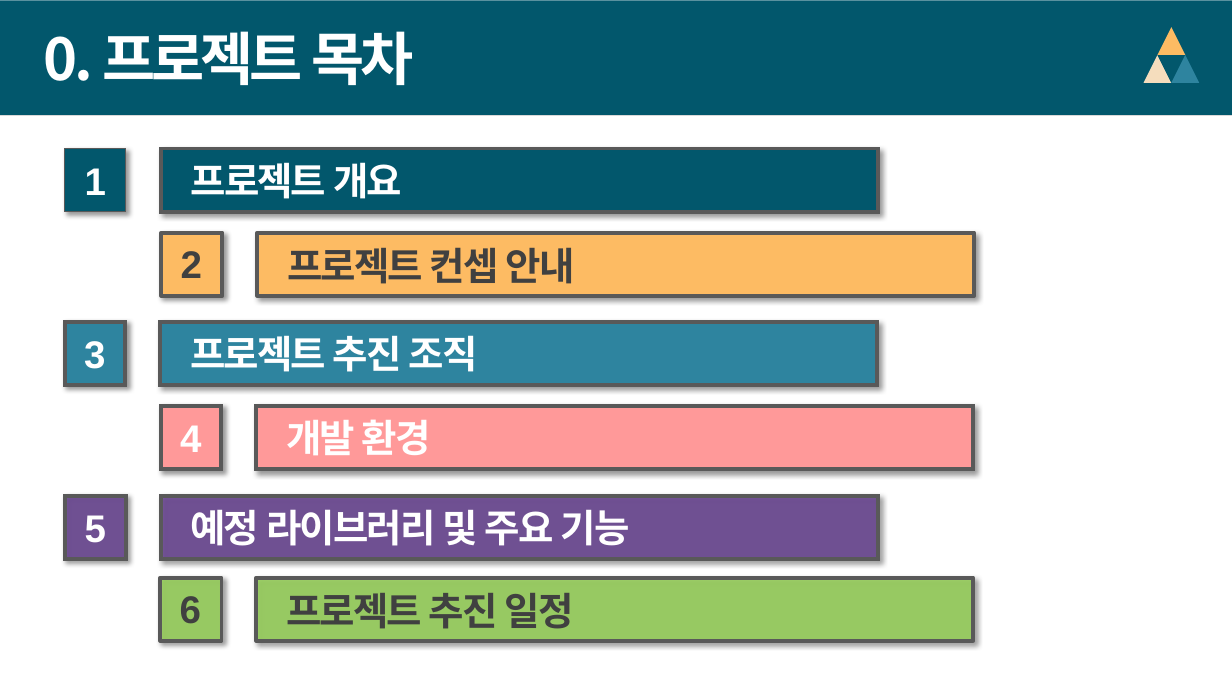
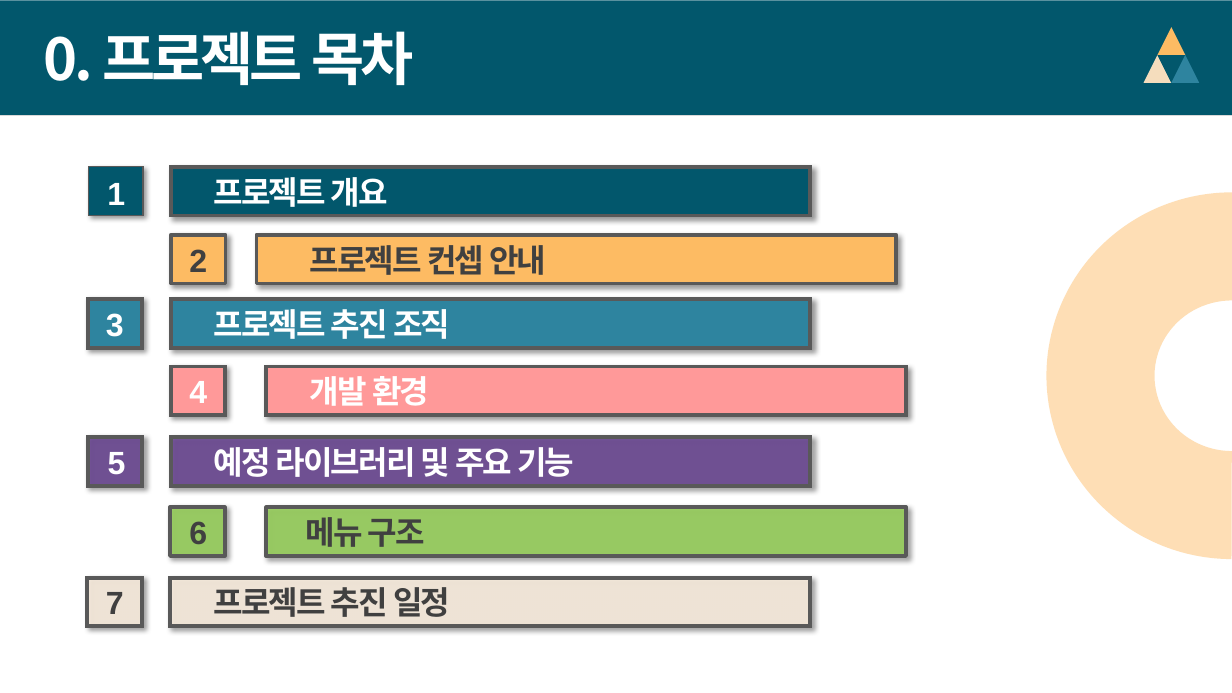
Before and after one commit to dw-final-project/dwFinal, a slide deck: slide 2 of dw 최종 프로젝트 착수 발표 ppt.pptx. Drawn at 1232x693 pixels with LibreOffice and Linux fonts; fonts in the diff are those of the drawing. Boxes give left, top, right and bottom in pixels: in the first picture for what was removed or moved away, otherwise in the second. Text is boxed around its words. In the diff, an @@ line names an element or a change of style, - is before the commit and + after.

```diff
--- a/dw 최종 프로젝트 착수 발표 ppt.pptx
+++ b/dw 최종 프로젝트 착수 발표 ppt.pptx
@@ rectangle: place and size @@
-rectangle at (65, 149, 126, 212)
+rectangle at (89, 167, 143, 216)
@@ text "1": place and size @@
-text "1" at (85, 168, 106, 195)
+text "1" at (107, 183, 125, 205)
@@ rectangle: place and size @@
-rectangle at (161, 149, 878, 212)
+rectangle at (171, 167, 811, 216)
@@ text "프로젝트 개요": place and size @@
-text "프로젝트 개요" at (191, 162, 402, 199)
+text "프로젝트 개요" at (214, 177, 388, 207)
@@ arch (boxed as its full ring) added at (1047, 193, 1232, 560), fill #FC950C at 30% opacity @@
@@ rectangle: place and size @@
-rectangle at (162, 233, 223, 296)
+rectangle at (171, 235, 226, 284)
@@ text "2": place and size @@
-text "2" at (181, 251, 202, 278)
+text "2" at (189, 249, 207, 272)
@@ rectangle: place and size @@
-rectangle at (258, 233, 975, 296)
+rectangle at (257, 235, 897, 284)
@@ text "프로젝트 컨셉 안내": place and size @@
-text "프로젝트 컨셉 안내" at (287, 247, 575, 284)
+text "프로젝트 컨셉 안내" at (310, 245, 546, 275)
@@ rectangle: place and size @@
-rectangle at (65, 323, 126, 385)
+rectangle at (88, 299, 142, 348)
@@ text "3": place and size @@
-text "3" at (84, 341, 105, 369)
+text "3" at (106, 313, 124, 337)
@@ rectangle: place and size @@
-rectangle at (160, 323, 877, 385)
+rectangle at (171, 299, 811, 348)
@@ text "프로젝트 추진 조직": place and size @@
-text "프로젝트 추진 조직" at (190, 335, 478, 372)
+text "프로젝트 추진 조직" at (214, 309, 450, 339)
@@ rectangle: place and size @@
-rectangle at (161, 407, 222, 470)
+rectangle at (171, 367, 226, 416)
@@ text "4" at (189, 381, 207, 403): size 30 to 25 pt; fill #FF9999 to none @@
@@ text "4": place and size @@
-text "4" at (170, 409, 212, 466)
+text "4" at (189, 381, 207, 403)
@@ rectangle: place and size @@
-rectangle at (256, 407, 973, 470)
+rectangle at (266, 367, 906, 416)
@@ text "개발 환경": place and size @@
-text "개발 환경" at (277, 409, 626, 466)
+text "개발 환경" at (310, 376, 429, 406)
@@ text "개발 환경" at (310, 376, 429, 406): size 30 to 25 pt; fill #FF9999 to none @@
@@ rectangle: place and size @@
-rectangle at (65, 495, 126, 558)
+rectangle at (88, 437, 142, 486)
@@ text "5": place and size @@
-text "5" at (85, 515, 106, 543)
+text "5" at (108, 452, 126, 475)
@@ rectangle: place and size @@
-rectangle at (161, 495, 878, 558)
+rectangle at (171, 437, 811, 486)
@@ text "예정 라이브러리 및 주요 기능": place and size @@
-text "예정 라이브러리 및 주요 기능" at (191, 509, 630, 546)
+text "예정 라이브러리 및 주요 기능" at (214, 447, 574, 477)
@@ rectangle: place and size @@
-rectangle at (160, 578, 221, 640)
+rectangle at (170, 507, 225, 556)
@@ text "6": place and size @@
-text "6" at (180, 596, 201, 624)
+text "6" at (189, 521, 207, 544)
@@ rectangle: place and size @@
-rectangle at (256, 578, 973, 640)
+rectangle at (266, 507, 906, 556)
@@ text added at (306, 517, 425, 547), 25 pt, text #404040, bold @@
+메뉴 구조
@@ rectangle added at (88, 578, 142, 627), fill #FFF1E0 at 80% opacity, outline #595959 3 pt @@
@@ text added at (106, 592, 124, 614), 25 pt, text #404040, bold @@
+7
@@ rectangle added at (170, 578, 810, 627), fill #FFF1E0 at 80% opacity, outline #595959 3 pt @@
@@ size 30 to 25 pt in 10 elements at (310, 245, 546, 275), (189, 249, 207, 272), (214, 177, 388, 207), (107, 183, 125, 205), (214, 309, 450, 339), (106, 313, 124, 337), (214, 447, 574, 477), (108, 452, 126, 475), (189, 521, 207, 544), (214, 587, 450, 617) @@
@@ text "프로젝트 추진 일정": place and size @@
-text "프로젝트 추진 일정" at (286, 593, 574, 629)
+text "프로젝트 추진 일정" at (214, 587, 450, 617)
```
Also in this commit, not shown: 1 other slide changed, 7 slides added, 1 other file.
